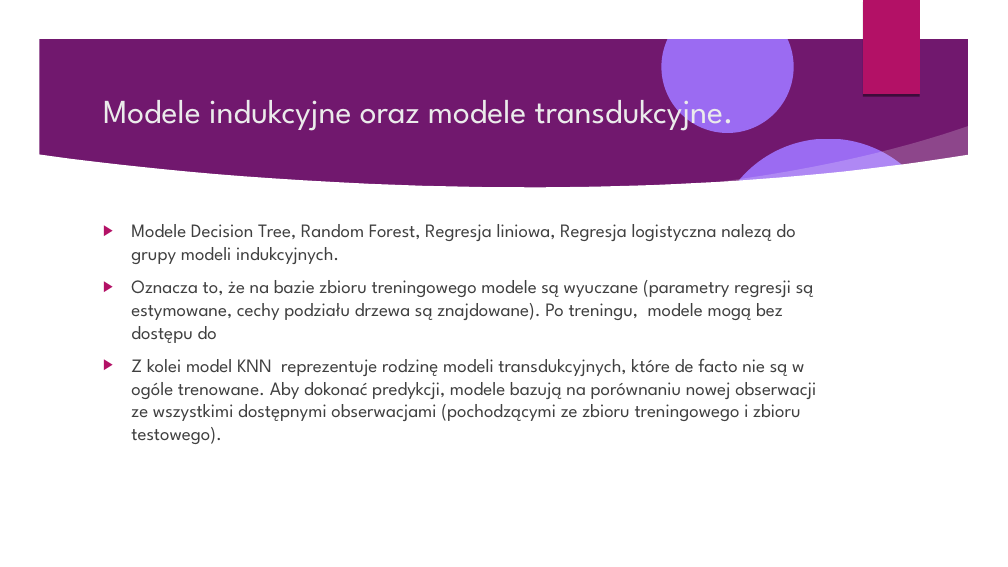
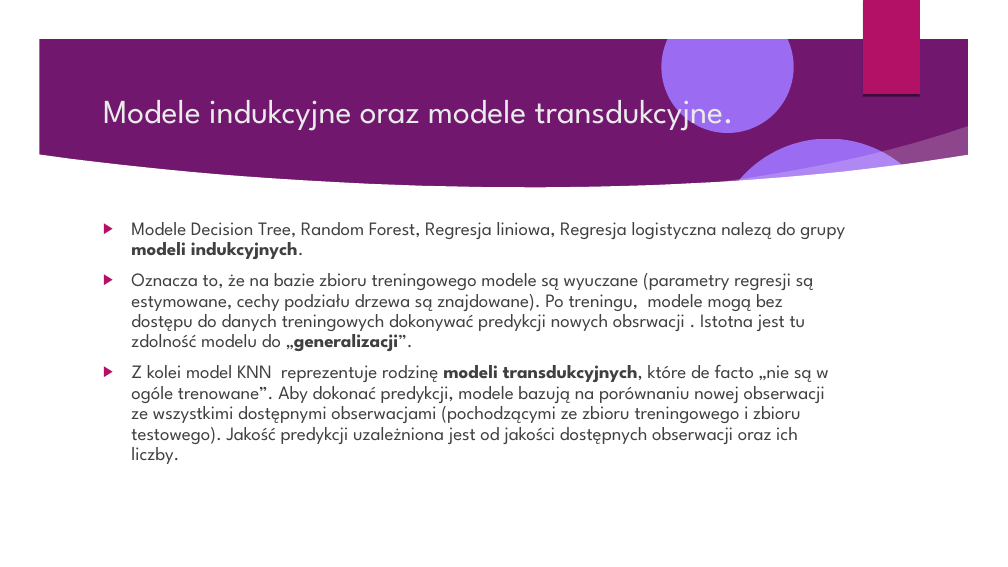
Before and after one commit to Pawel-Tomasz-Nowak/Scientific-collaboration, a slide deck: slide 75 of EmissionAnalysis/Prezentacja projektu.odp (slide 76 before the commit). Drawn at 1008x567 pixels with LibreOffice and Linux fonts; fonts in the diff are those of the drawing; background and template pictures are left out. Boxes give left, top, right and bottom in pixels: in the first picture for what was removed or moved away, otherwise in the second. Text is boxed around its words. In the diff, an @@ line names an element or a change of style, - is before the commit and + after.

```diff
--- a/EmissionAnalysis/Prezentacja projektu.odp
+++ b/EmissionAnalysis/Prezentacja projektu.odp
@@ text at [131, 222, 845, 259]: bold on in "modeli indukcyjnych."; line spacing 1 to 0.9 @@
@@ text at [131, 273, 828, 464]: text changed @@
-▶ Oznacza to, że na bazie zbioru treningowego modele są wyuczane (parametry regresji są estymowane, cechy podziału drzewa są znajdowane). Po treningu, modele mogą bez dostępu do
-▶ Z kolei model KNN reprezentuje rodzinę modeli transdukcyjnych, które de facto nie są w ogóle trenowane. Aby dokonać predykcji, modele bazują na porównaniu nowej obserwacji ze wszystkimi dostępnymi obserwacjami (pochodzącymi ze zbioru treningowego i zbioru testowego).
+▶ Oznacza to, że na bazie zbioru treningowego modele są wyuczane (parametry regresji są estymowane, cechy podziału drzewa są znajdowane). Po treningu, modele mogą bez dostępu do danych treningowych dokonywać predykcji nowych obsrwacji . Istotna jest tu zdolność modelu do „generalizacji”.
+▶ Z kolei model KNN reprezentuje rodzinę modeli transdukcyjnych, które de facto „nie są w ogóle trenowane”. Aby dokonać predykcji, modele bazują na porównaniu nowej obserwacji ze wszystkimi dostępnymi obserwacjami (pochodzącymi ze zbioru treningowego i zbioru testowego). Jakość predykcji uzależniona jest od jakości dostępnych obserwacji oraz ich liczby.
```
Also in this commit, not shown: 19 other slides changed, 3 slides added, 3 slides removed, 2 other files.
